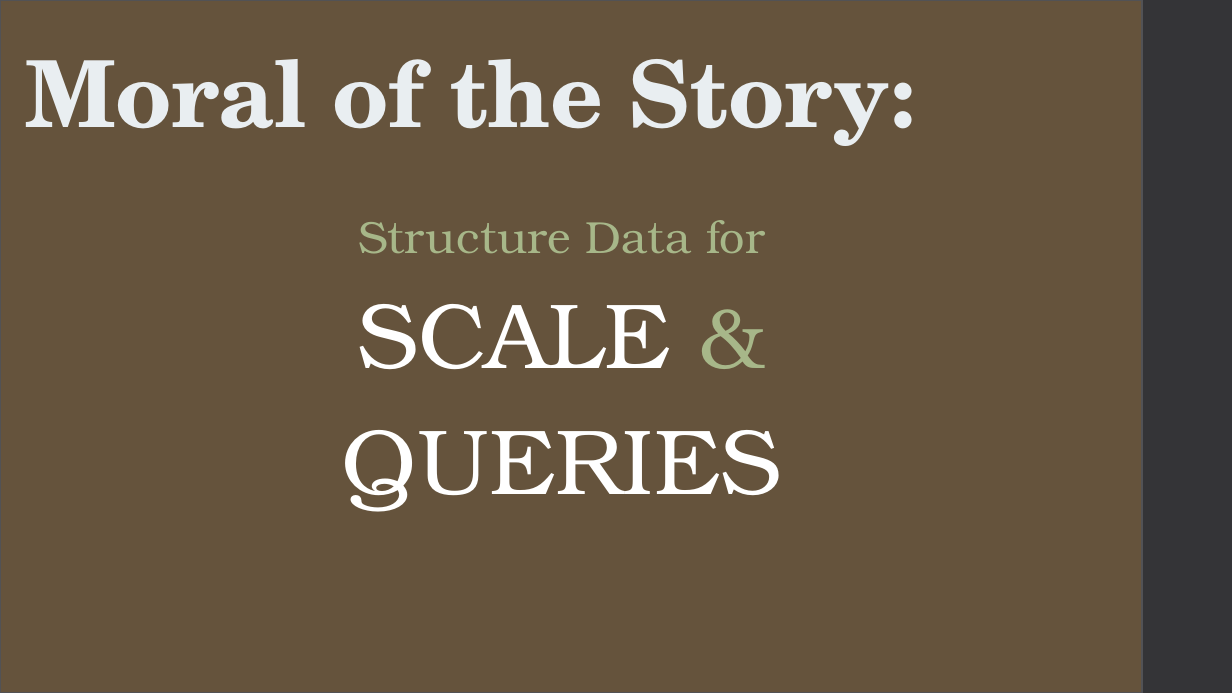
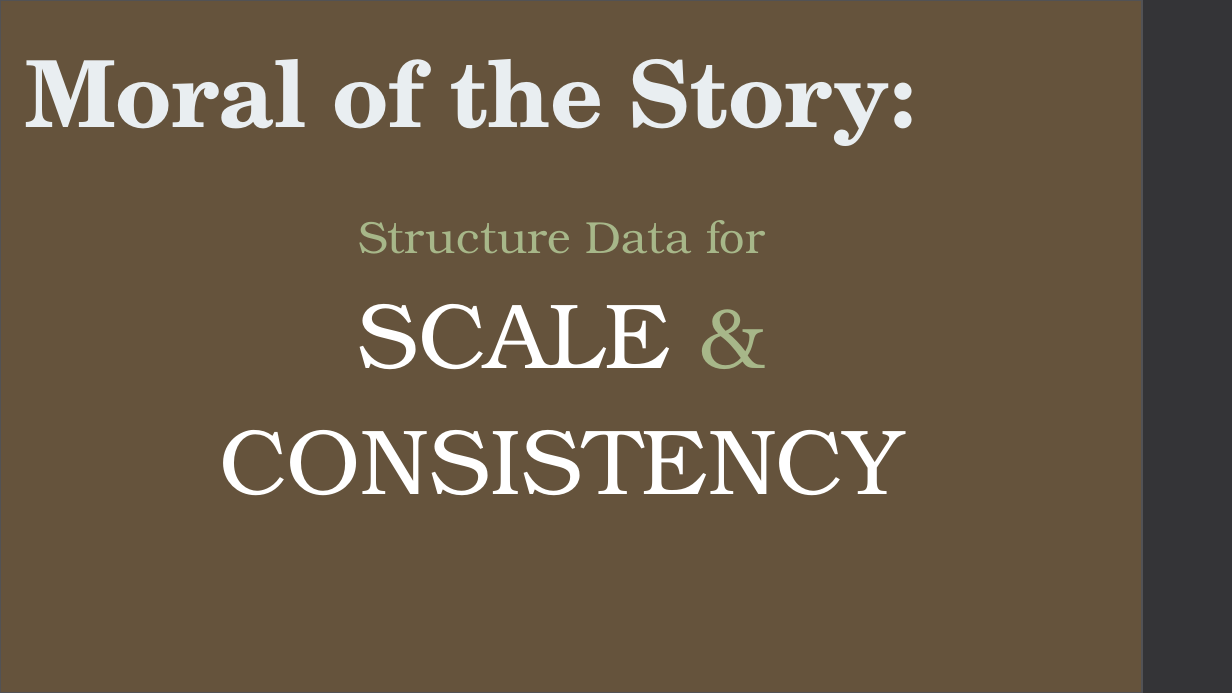
Before and after one commit to CaitieM20/DotNetConf, a slide deck: slide 15 of Patterns & Best Practices For Moving From RDBMS to Azure Storage.pptx. Drawn at 1232x693 pixels with LibreOffice and Linux fonts; fonts in the diff are those of the drawing. Boxes give left, top, right and bottom in pixels: in the first picture for what was removed or moved away, otherwise in the second. Text is boxed around its words. In the diff, an @@ line names an element or a change of style, - is before the commit and + after.

```diff
--- a/Patterns & Best Practices For Moving From RDBMS to Azure Storage.pptx
+++ b/Patterns & Best Practices For Moving From RDBMS to Azure Storage.pptx
@@ text at bbox=[219, 430, 903, 495]: text changed @@
-QUERIES
+CONSISTENCY
```
Also in this commit, not shown: 6 other slides changed, 1 slide added.
